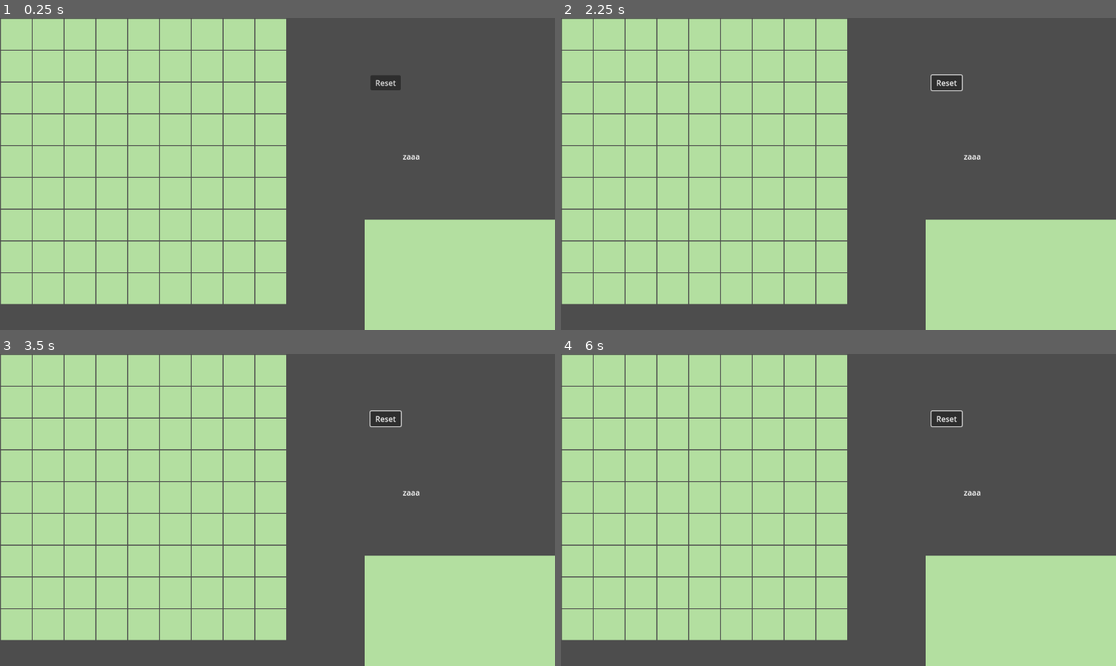
Above: before the commit, frames 1-4 (two rows, left to right).
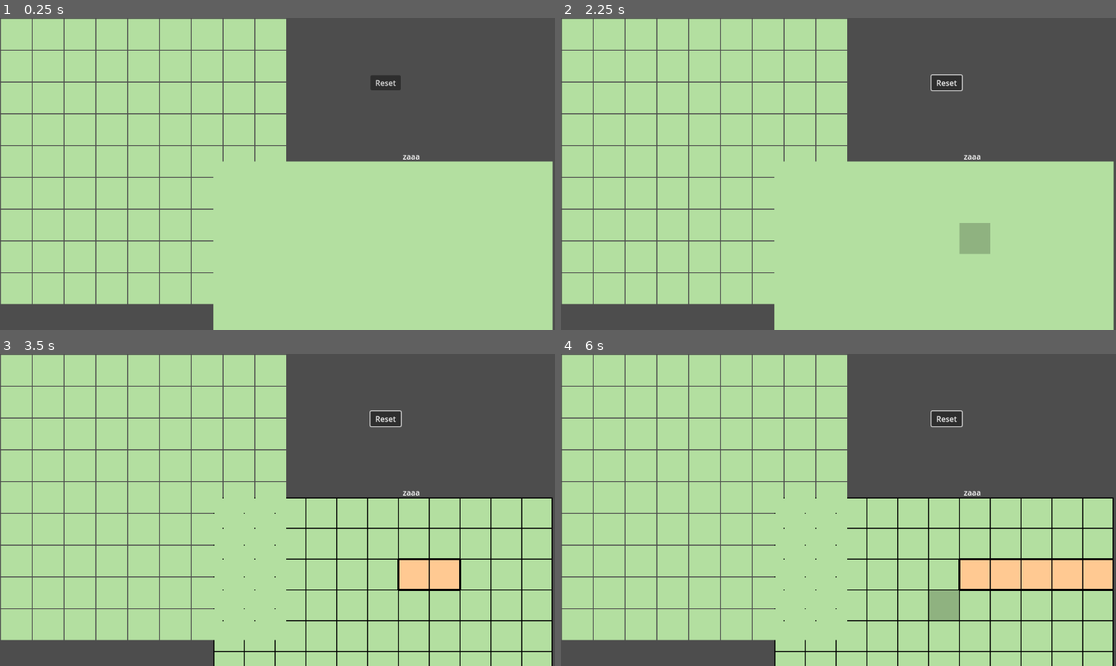
Above: after the commit, the same moments.

Repository: burakkarayagli/SudokuLikeGame
Game: Godot game, scene res://Main.tscn
The game is run twice, just before and just after one commit, with the same random seed, the same clock (stepped at 60 frames per second) and the same inputs.
Inputs (mouse positions are in pixels of both pictures, inside the frame that each line leads up to):
- Up to frame 1 (0.25 s): no input
- Up to frame 2 (2.25 s): tap Enter at 0.5 s; move the mouse to (938, 236) at 0.52 s; click (938, 236) at 0.67 s; click "Reset" at 1.25 s; move the mouse to (971, 236) at 2.02 s; click (971, 236) at 2.17 s
- Up to frame 3 (3.5 s): move the mouse to (444, 572) at 2.77 s; click (444, 572) at 2.92 s
- Up to frame 4 (6 s): move the mouse to (1032, 572) at 3.52 s; click (1032, 572) at 3.67 s; move the mouse to (1066, 572) at 4.27 s; click (1066, 572) at 4.42 s; move the mouse to (1093, 572) at 5.02 s; click (1093, 572) at 5.17 s; move the mouse to (938, 600) at 5.77 s; click (938, 600) at 5.92 s

The runs differ from the first frame. In frame 1, 16% of the frame differs, in the area x 38-100%, y 45-100%; in frame 2, 16%; in frame 3, 18%; in frame 4, 20%.

Commit message:
checkpoint

Diff:
--- a/Cell.tscn
+++ b/Cell.tscn
@@ -1,9 +1,11 @@
-[gd_scene load_steps=3 format=3 uid="uid://iu7guy4e3ucm"]
+[gd_scene load_steps=4 format=3 uid="uid://iu7guy4e3ucm"]
 
 [ext_resource type="Script" path="res://Cell.gd" id="1"]
 
 [sub_resource type="RectangleShape2D" id="RectangleShape2D_uhxp4"]
 size = Vector2(64, 64)
+
+[sub_resource type="StyleBoxFlat" id="StyleBoxFlat_61mmq"]
 
 [node name="Area2D" type="Area2D"]
 script = ExtResource("1")
@@ -17,6 +19,7 @@
 offset_right = 64.0
 offset_bottom = 64.0
 mouse_filter = 2
+theme_override_styles/panel = SubResource("StyleBoxFlat_61mmq")
 
 [node name="Label" type="RichTextLabel" parent="."]
 offset_right = 64.0
--- a/LevelEditor.gd
+++ b/LevelEditor.gd
@@ -13,8 +13,8 @@
 var selected_color_rect = null
 var selected_color = null;
 
-var row = 9
-var column = 9
+var row = 11
+var column = 11
 var Cell_scene = preload("res://Cell.tscn")
 var cell_size = 64
 var cells = []
@@ -22,8 +22,8 @@
 var changed_cells = []
 var isMouseDown = false
 
-var default_border_width = 1.5
-var no_border_width = 0.5
+var default_border_width = 2
+var no_border_width = 1
 # Called when the node enters the scene tree for the first time.
 func _ready():
 	init_grids()
--- a/Main.tscn
+++ b/Main.tscn
@@ -33,9 +33,9 @@
 text = "Reset"
 
 [node name="LevelEditor" parent="." instance=ExtResource("2_rmb0h")]
-offset_left = 757.0
-offset_top = 419.0
-offset_right = -20.0
-offset_bottom = -19.0
+offset_left = 443.0
+offset_top = 298.0
+offset_right = -334.0
+offset_bottom = -140.0
 
 [connection signal="pressed" from="ResetButton" to="." method="_on_ResetButton_pressed"]
